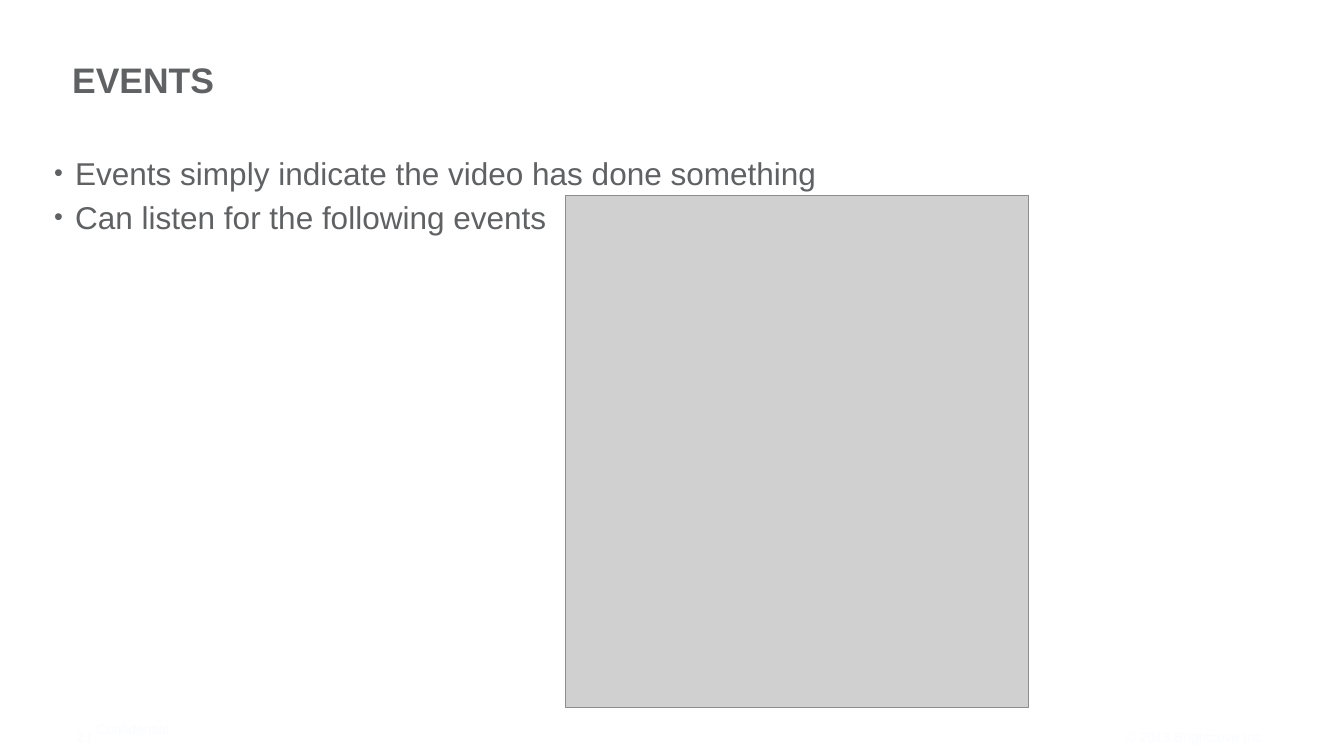
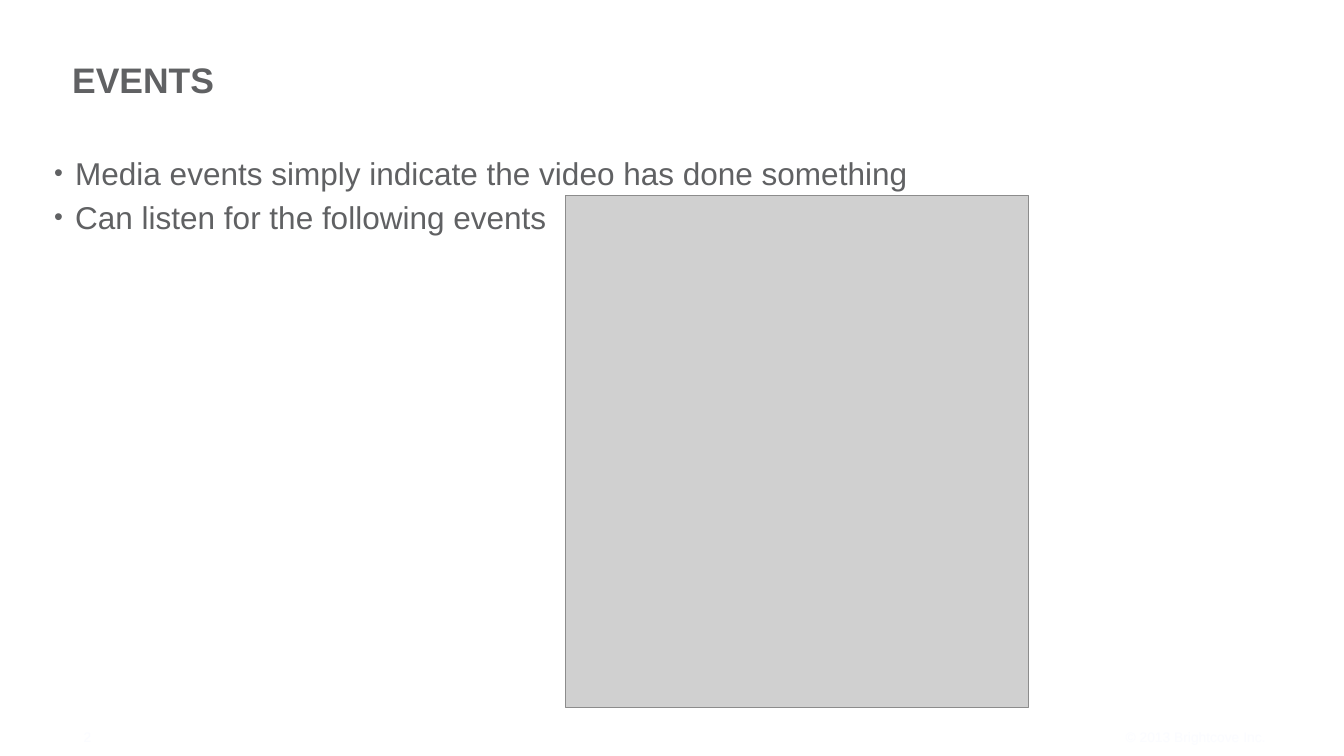
Before and after one commit to BrightcoveLearning/VideoCloudSmartPlayerAPI, a slide deck: slide 2 of VideoSessionsMaterials/v9-event-listeners.pptx. Drawn at 1344x756 pixels with LibreOffice and Linux fonts; fonts in the diff are those of the drawing; grey boxes stand for pictures; background and template pictures are left out. Boxes give left, top, right and bottom in pixels: in the first picture for what was removed or moved away, otherwise in the second. Text is boxed around its words. In the diff, an @@ line names an element or a change of style, - is before the commit and + after.

Commit message:
updating slides for video recordings

```diff
--- a/VideoSessionsMaterials/v9-event-listeners.pptx
+++ b/VideoSessionsMaterials/v9-event-listeners.pptx
@@ text at box(75, 162, 907, 191): text changed @@
-• Events simply indicate the video has done something
+• Media events simply indicate the video has done something
```
Also in this commit, not shown: 1 other slide changed, 2 other files.
